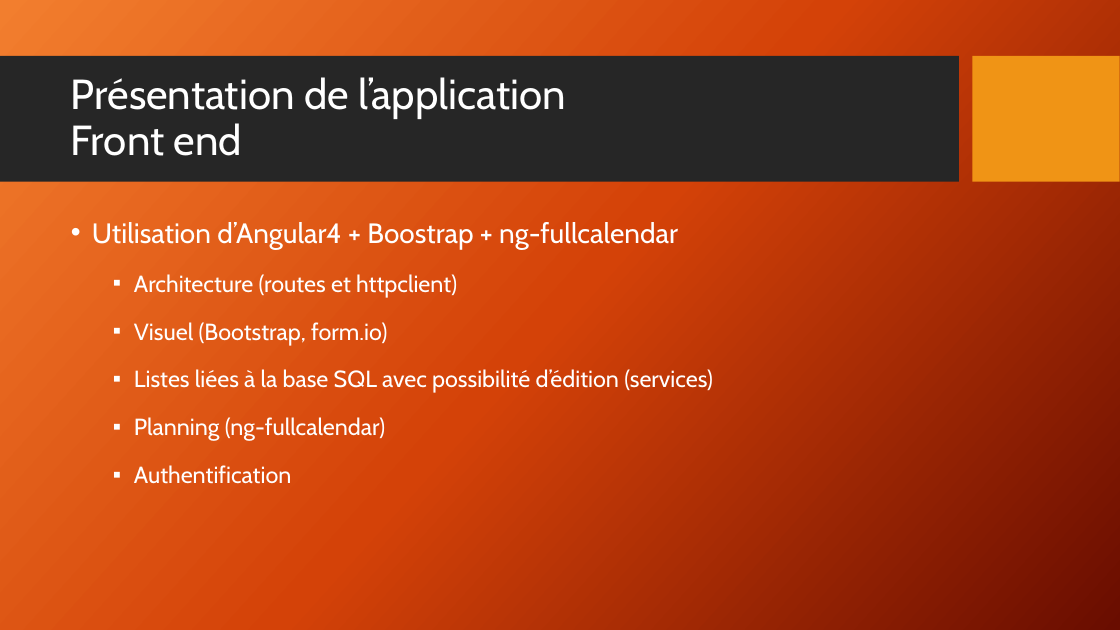
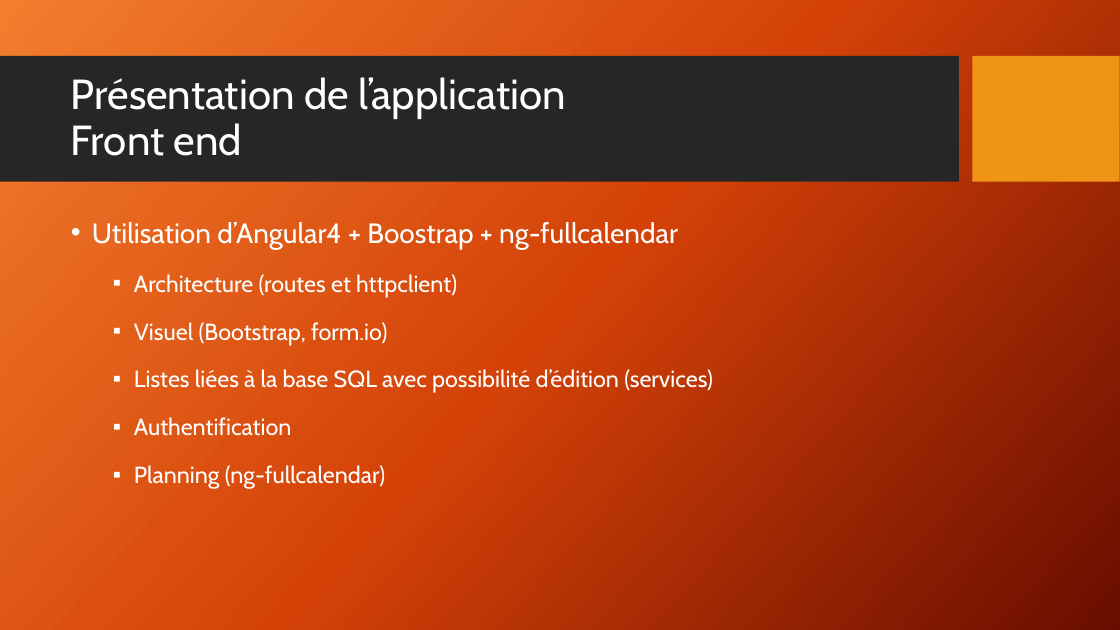
Before and after one commit to Moth8959/Projet_Final, a slide deck: slide 12 of Projet final.pptx. Drawn at 1120x630 pixels with LibreOffice and Linux fonts; fonts in the diff are those of the drawing; background and template pictures are left out. Boxes give left, top, right and bottom in pixels: in the first picture for what was removed or moved away, otherwise in the second. Text is boxed around its words. In the diff, an @@ line names an element or a change of style, - is before the commit and + after.

Commit message:
pw

```diff
--- a/Projet final.pptx
+++ b/Projet final.pptx
@@ text at bbox=[134, 417, 292, 436]: paragraph added @@
+  ▪ Authentification
@@ text at bbox=[134, 465, 292, 484]: paragraph removed @@
-  ▪ Authentification
```
